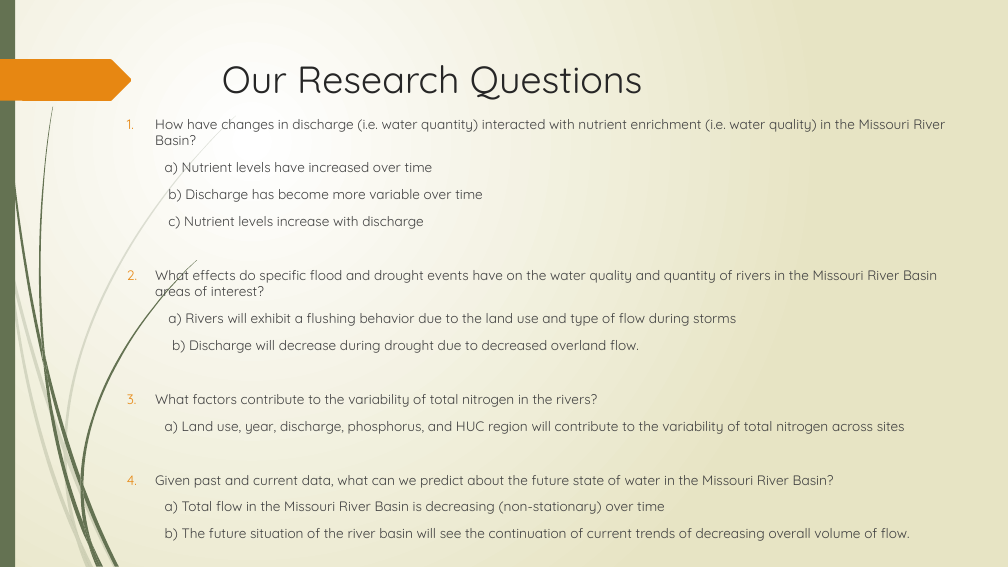
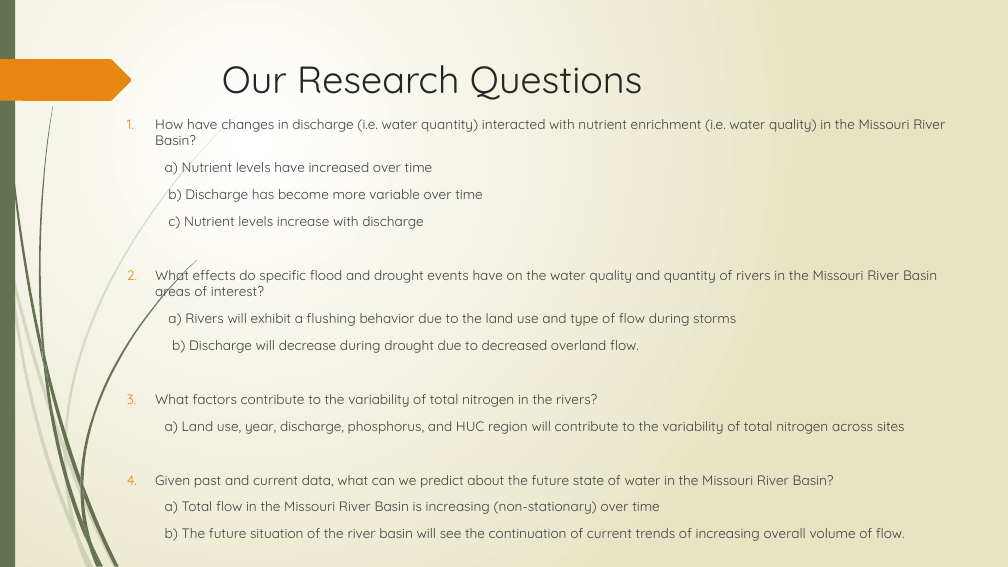
Before and after one commit to forkhala/Hydrologic_Data_Analysis_Final_Proj, a slide deck: slide 3 of TeamDocs/Examining the Hydrologic Properties of the Missouri River.pptx. Drawn at 1008x567 pixels with LibreOffice and Linux fonts; fonts in the diff are those of the drawing. Boxes give left, top, right and bottom in pixels: in the first picture for what was removed or moved away, otherwise in the second. Text is boxed around its words. In the diff, an @@ line names an element or a change of style, - is before the commit and + after.

```diff
--- a/TeamDocs/Examining the Hydrologic Properties of the Missouri River.pptx
+++ b/TeamDocs/Examining the Hydrologic Properties of the Missouri River.pptx
@@ text at [165, 501, 905, 541]: text changed @@
-a) Total flow in the Missouri River Basin is decreasing (non-stationary) over time
-b) The future situation of the river basin will see the continuation of current trends of decreasing overall volume of flow.
+a) Total flow in the Missouri River Basin is increasing (non-stationary) over time
+b) The future situation of the river basin will see the continuation of current trends of increasing overall volume of flow.
```
Also in this commit, not shown: 3 other files.
